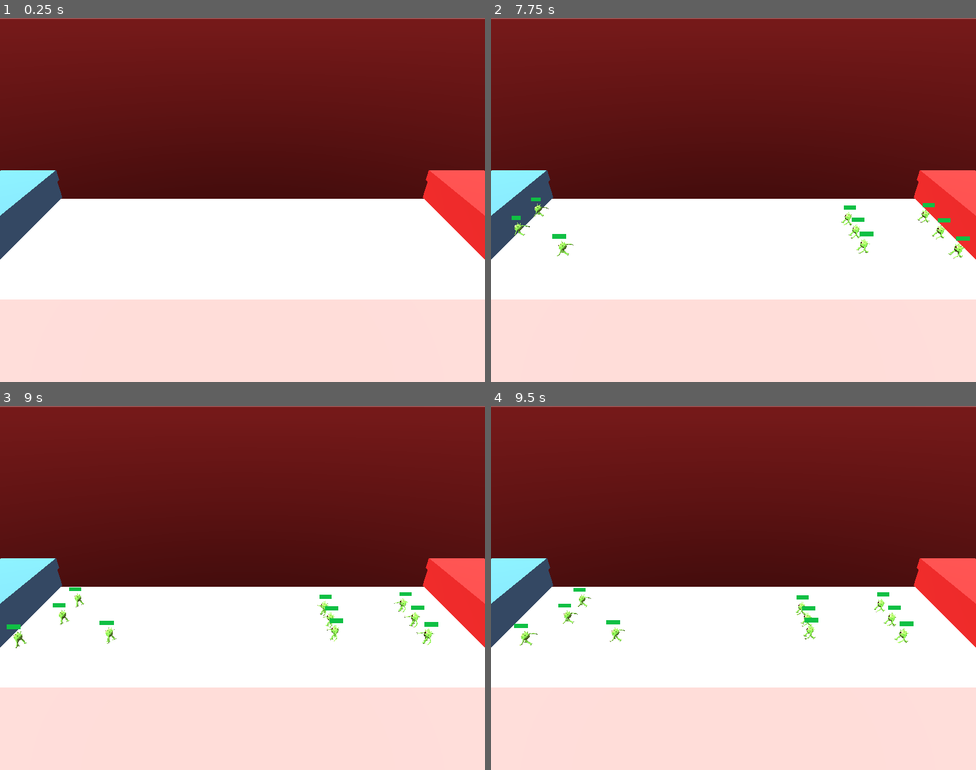
Above: before the commit, frames 1-4 (two rows, left to right).
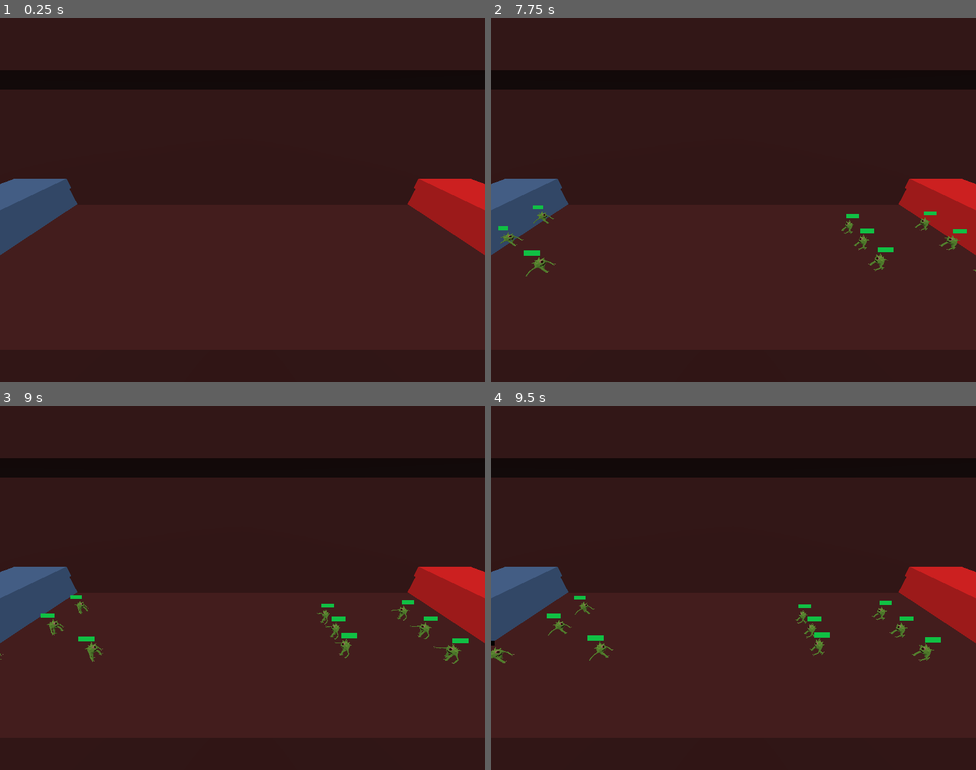
Above: after the commit, the same moments.

Repository: Zafuzi/goGodotJam_gameJelly
Game: Godot game, scene res://Scenes/main.tscn
The game is run twice, just before and just after one commit, with the same random seed, the same clock (stepped at 60 frames per second) and the same inputs.
Inputs:
- Up to frame 1 (0.25 s): no input
- Up to frame 2 (7.75 s): tap Enter at 0.5, 2, 3.5 s; tap Space at 1.25, 2.75 s
- Up to frame 3 (9 s): no input
- Up to frame 4 (9.5 s): no input

The runs differ from the first frame. In frame 1, 96% of the frame differs, in the area x 0-100%, y 0-100%; in frame 2, 96%; in frame 3, 96%; in frame 4, 96%.

Commit message:
adjusted materials and lighting fixed soldiers being backwards

Diff:
--- /dev/null
+++ b/Materials/floor.tres
@@ -0,0 +1,5 @@
+[gd_resource type="SpatialMaterial" format=2]
+
+[resource]
+albedo_color = Color( 0.27451, 0.164706, 0.164706, 1 )
+roughness = 0.94
--- a/Scenes/Soldier.tscn
+++ b/Scenes/Soldier.tscn
@@ -713,7 +713,7 @@
 parameters/IdleOrWalk/blend_amount = 1.0
 
 [node name="Bad_Eye" type="Spatial" parent="."]
-transform = Transform( 1, 0, 0, 0, 1, 0, 0, 0, 1, 0, -2.5, 0 )
+transform = Transform( -1, 0, -8.74228e-08, 0, 1, 0, 8.74228e-08, 0, -1, 0, -2.5, 0 )
 
 [node name="Armature" type="Spatial" parent="Bad_Eye"]
 
@@ -762,7 +762,7 @@
 bones/8/parent = 1
 bones/8/rest = Transform( 1, 0, 0, 0, 1, 0, 0, 0, 1, 1.11759e-08, 1.28747, 0.52744 )
 bones/8/enabled = true
-bones/8/bound_children = [  ]
+bones/8/bound_children = [ NodePath("BoneAttachment") ]
 bones/9/name = "UpperLip"
 bones/9/parent = 1
 bones/9/rest = Transform( 1, -5.68434e-14, 7.15257e-07, 6.78312e-07, 0.317234, -0.948347, -2.26903e-07, 0.948347, 0.317234, 1.11762e-08, 0.823095, 0.75943 )
@@ -805,7 +805,7 @@
 bones/16/bound_children = [  ]
 
 [node name="BoneAttachment" type="BoneAttachment" parent="Bad_Eye/Armature/Skeleton"]
-transform = Transform( 0.997936, -0.0401113, -0.0501391, 0.0401113, 0.999195, -0.00100661, 0.0501391, -0.00100661, 0.998742, 1.11759e-08, 3.36317, 0.52744 )
+transform = Transform( 0.976717, -0.134017, -0.167522, 0.134017, 0.990914, -0.0113576, 0.167522, -0.0113576, 0.985803, 1.11759e-08, 3.47217, 0.52744 )
 bone_name = "Eye"
 
 [node name="Roundcube001" type="MeshInstance" parent="Bad_Eye/Armature/Skeleton/BoneAttachment"]
--- a/Scenes/main.tscn
+++ b/Scenes/main.tscn
@@ -6,17 +6,19 @@
 [ext_resource path="res://Materials/blue.tres" type="Material" id=4]
 [ext_resource path="res://Scenes/Spawner.tscn" type="PackedScene" id=5]
 [ext_resource path="res://Scripts/Base.gd" type="Script" id=6]
+[ext_resource path="res://Materials/floor.tres" type="Material" id=7]
 
-[sub_resource type="ProceduralSky" id=1]
-sky_top_color = Color( 0.972549, 0.690196, 0.662745, 1 )
-sky_horizon_color = Color( 0.956863, 0.862745, 0.858824, 1 )
-ground_bottom_color = Color( 0.109804, 0.0196078, 0.0196078, 1 )
-ground_horizon_color = Color( 0.466667, 0.101961, 0.101961, 1 )
-ground_curve = 0.3091
+[sub_resource type="ProceduralSky" id=15]
+sky_top_color = Color( 0.945098, 0.647059, 0.647059, 1 )
+sky_horizon_color = Color( 0.980392, 0.839216, 0.839216, 1 )
+ground_bottom_color = Color( 0.211765, 0.156863, 0.156863, 1 )
+ground_horizon_color = Color( 0.423529, 0.372549, 0.372549, 1 )
 
 [sub_resource type="Environment" id=2]
 background_mode = 2
-background_sky = SubResource( 1 )
+background_sky = SubResource( 15 )
+background_color = Color( 0.0862745, 0.00784314, 0.00784314, 1 )
+dof_blur_far_distance = 84.37
 
 [sub_resource type="CubeMesh" id=11]
 size = Vector3( 50, 10, 6 )
@@ -44,20 +46,17 @@
 [sub_resource type="CubeMesh" id=6]
 size = Vector3( 50, 40, 200 )
 
-[sub_resource type="ConcavePolygonShape" id=7]
-data = PoolVector3Array( -25, 0.5, 75, 25, 0.5, 75, -25, -0.5, 75, 25, 0.5, 75, 25, -0.5, 75, -25, -0.5, 75, 25, 0.5, -75, -25, 0.5, -75, 25, -0.5, -75, -25, 0.5, -75, -25, -0.5, -75, 25, -0.5, -75, 25, 0.5, 75, 25, 0.5, -75, 25, -0.5, 75, 25, 0.5, -75, 25, -0.5, -75, 25, -0.5, 75, -25, 0.5, -75, -25, 0.5, 75, -25, -0.5, -75, -25, 0.5, 75, -25, -0.5, 75, -25, -0.5, -75, 25, 0.5, 75, -25, 0.5, 75, 25, 0.5, -75, -25, 0.5, 75, -25, 0.5, -75, 25, 0.5, -75, -25, -0.5, 75, 25, -0.5, 75, -25, -0.5, -75, 25, -0.5, 75, 25, -0.5, -75, -25, -0.5, -75 )
-
 [sub_resource type="ConcavePolygonShape" id=12]
 data = PoolVector3Array( -25, 0.5, 100, 25, 0.5, 100, -25, -0.5, 100, 25, 0.5, 100, 25, -0.5, 100, -25, -0.5, 100, 25,  …(464 unchanged characters)…
 
+[sub_resource type="CubeMesh" id=16]
+size = Vector3( 50, 100, 400 )
+
 [node name="main" type="Spatial"]
 
-[node name="DirectionalLight" type="DirectionalLight" parent="."]
-transform = Transform( 0.921938, 0.100251, 0.37414, -0.387339, 0.238615, 0.890523, 0, -0.965926, 0.258819, -11, 0, 0 )
-
 [node name="Camera" type="Camera" parent="."]
-transform = Transform( -4.37114e-08, -0.5, 0.866025, 0, 0.866025, 0.5, -1, 2.18557e-08, -3.78552e-08, 80, 60, 0 )
-fov = 60.0
+transform = Transform( -4.37114e-08, -0.5, 0.866025, 0, 0.866025, 0.5, -1, 2.18557e-08, -3.78552e-08, 40, 40, 0 )
+fov = 90.0
 size = 100.0
 far = 300.0
 
@@ -120,16 +119,31 @@
 [node name="MeshInstance" type="MeshInstance" parent="Navigation/NavigationMeshInstance"]
 transform = Transform( 1, 0, 0, 0, 1, 0, 0, 0, 1, 0, -20, 0 )
 mesh = SubResource( 6 )
-material/0 = null
-
-[node name="StaticBody" type="StaticBody" parent="Navigation/NavigationMeshInstance/MeshInstance"]
-
-[node name="CollisionShape" type="CollisionShape" parent="Navigation/NavigationMeshInstance/MeshInstance/StaticBody"]
-shape = SubResource( 7 )
+material/0 = ExtResource( 7 )
 
 [node name="StaticBody2" type="StaticBody" parent="Navigation/NavigationMeshInstance/MeshInstance"]
 
 [node name="CollisionShape" type="CollisionShape" parent="Navigation/NavigationMeshInstance/MeshInstance/StaticBody2"]
+shape = SubResource( 12 )
+
+[node name="MeshInstance3" type="MeshInstance" parent="Navigation/NavigationMeshInstance"]
+transform = Transform( 1, 0, 0, 0, 1, 0, 0, 0, 1, 0, 61.431, 0 )
+mesh = SubResource( 6 )
+material/0 = ExtResource( 7 )
+
+[node name="StaticBody2" type="StaticBody" parent="Navigation/NavigationMeshInstance/MeshInstance3"]
+
+[node name="CollisionShape" type="CollisionShape" parent="Navigation/NavigationMeshInstance/MeshInstance3/StaticBody2"]
+shape = SubResource( 12 )
+
+[node name="MeshInstance2" type="MeshInstance" parent="Navigation/NavigationMeshInstance"]
+transform = Transform( 1, 0, 0, 0, 1, 0, 0, 0, 1, -50, 9, 0 )
+mesh = SubResource( 16 )
+material/0 = ExtResource( 7 )
+
+[node name="StaticBody2" type="StaticBody" parent="Navigation/NavigationMeshInstance/MeshInstance2"]
+
+[node name="CollisionShape" type="CollisionShape" parent="Navigation/NavigationMeshInstance/MeshInstance2/StaticBody2"]
 shape = SubResource( 12 )
 
 [node name="SoldierSpawner" parent="Navigation" instance=ExtResource( 5 )]
--- a/Scripts/Pawn.gd
+++ b/Scripts/Pawn.gd
@@ -42,7 +42,6 @@
 
 func _process(delta):
 	if currentState == STATES.DEAD:
-		$AnimationTree.set("Parameters/Die/Active", true)
 		return
 
 	if enemy != null and enemy.hp <= 0:
@@ -69,8 +68,7 @@
 		if canAttack:
 			canAttack = false
 			enemy.emit_signal("take_damage")
-#			Sparrow: has no idea why this is giving null referance ?
-#			$AnimationTree.set("parameters/Attacking/active",true)
+			$AnimationTree.set("parameters/Attacking/active",true)
 
 func _physics_process(delta):
 	if currentState == STATES.DEAD:
@@ -111,7 +109,6 @@
 		enemy = body
 
 func _on_take_damage():
-	print(hp)
 	hp -= 1
 	if $HealthBar:
 		$HealthBar.update(hp)
@@ -126,9 +123,8 @@
 	if enemy != null:
 		enemy.emit_signal("killed_enemy")
 	currentState = STATES.DEAD
+	$AnimationTree.set("Parameters/Die/Active", true)
 	hide()
-	set_translation(initial_position)
-	set_rotation(initial_rotation)
 
 func isDead():
 	return currentState == STATES.DEAD
@@ -137,7 +133,10 @@
 	hp = MAX_HP
 	currentState = STATES.IDLE
 	show()
+	set_translation(initial_position)
+	set_rotation(initial_rotation)
 	$HealthBar.update(hp)
+	$AnimationTree.set("Parameters/Die/Active", false)
 
 
 func _on_AttackTimer_timeout():
Not shown: 1 places in Scenes/main.tscn that only renumber resources
